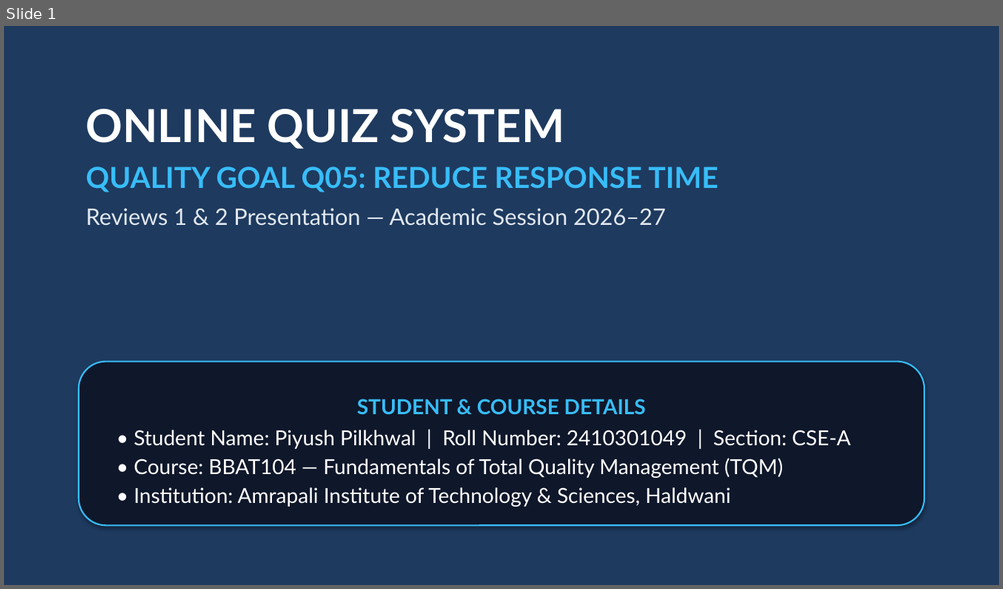
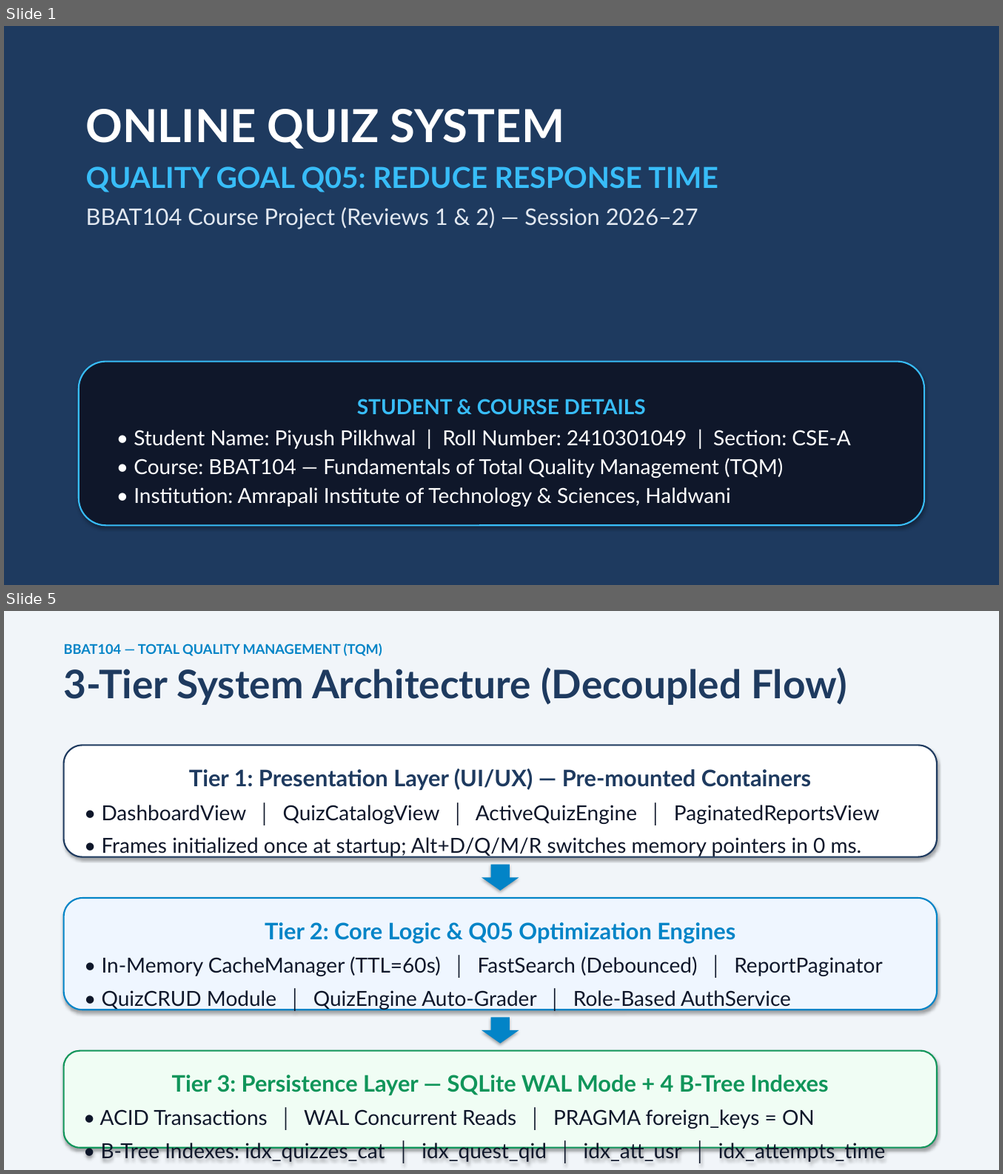
Before and after one commit to Shaan276/BBAT104_TQM_2410301049, a slide deck: Final Documents/TQM_Project_Presentation_BBAT104_2410301049.pptx. Shown one above the other, each under a label of ours: slide 1 before the commit, slides 1 and 5 after it; the slides between them are not shown. The pictures are 1003x589 and 1003x1174 pixels, drawn with LibreOffice and Linux fonts; fonts in the diff are those of the drawing. Boxes give left, top, right and bottom in pixels: in the first picture for what was removed or moved away, otherwise in the second. Text is boxed around its words. In the diff, an @@ line names an element or a change of style, - is before the commit and + after.

```diff
--- a/Final Documents/TQM_Project_Presentation_BBAT104_2410301049.pptx
+++ b/Final Documents/TQM_Project_Presentation_BBAT104_2410301049.pptx
@@ slide 5 added at [4, 611, 999, 1170], background #F1F5F9 @@
@@ text added at [64, 644, 846, 705], 38 pt, text #1E3A5F, bold @@
+BBAT104 — TOTAL QUALITY MANAGEMENT (TQM)
+3-Tier System Architecture (Decoupled Flow)
@@ rounded rectangle added at [64, 745, 936, 857], fill #FFFFFF, outline #1E3A5F 1.5 pt, 20 pt, text #0F172A @@
+Tier 1: Presentation Layer (UI/UX) — Pre-mounted Containers
+• DashboardView │ QuizCatalogView │ ActiveQuizEngine │ PaginatedReportsView
+• Frames initialized once at startup; Alt+D/Q/M/R switches memory pointers in 0 ms.
@@ down arrow added at [481, 865, 519, 891], fill #0284C7 @@
@@ rounded rectangle added at [64, 898, 936, 1010], fill #EFF6FF, outline #0284C7 1.5 pt, 20 pt, text #0F172A @@
+Tier 2: Core Logic & Q05 Optimization Engines
+• In-Memory CacheManager (TTL=60s) │ FastSearch (Debounced) │ ReportPaginator
+• QuizCRUD Module │ QuizEngine Auto-Grader │ Role-Based AuthService
@@ down arrow added at [481, 1017, 519, 1044], fill #0284C7 @@
@@ rounded rectangle added at [64, 1051, 936, 1148], fill #F0FDF4, outline #10955A 1.5 pt, 20 pt, text #0F172A @@
+Tier 3: Persistence Layer — SQLite WAL Mode + 4 B-Tree Indexes
+• ACID Transactions │ WAL Concurrent Reads │ PRAGMA foreign_keys = ON
+• B-Tree Indexes: idx_quizzes_cat │ idx_quest_qid │ idx_att_usr │ idx_attempts_time
@@ slide 1 changed as well @@
@@ text at [86, 207, 698, 230]: text changed @@
-Reviews 1 & 2 Presentation — Academic Session 2026–27
+BBAT104 Course Project (Reviews 1 & 2) — Session 2026–27
```
Also in this commit, not shown: 2 other slides changed, 5 other slides added, 1 slide removed.
